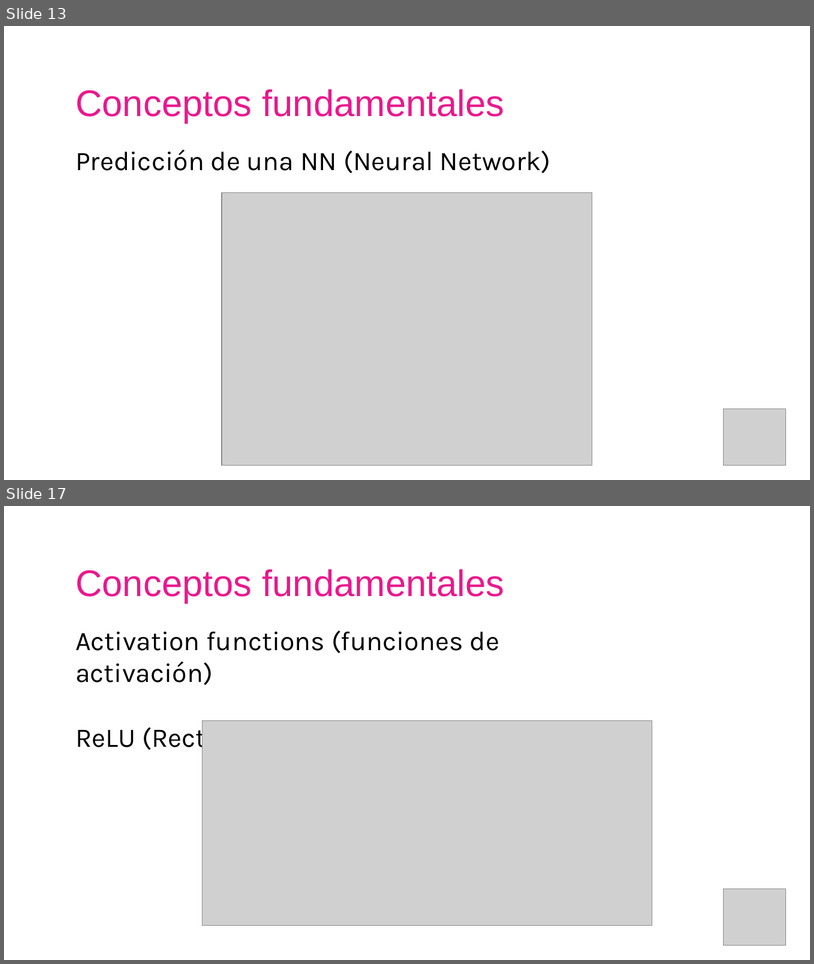
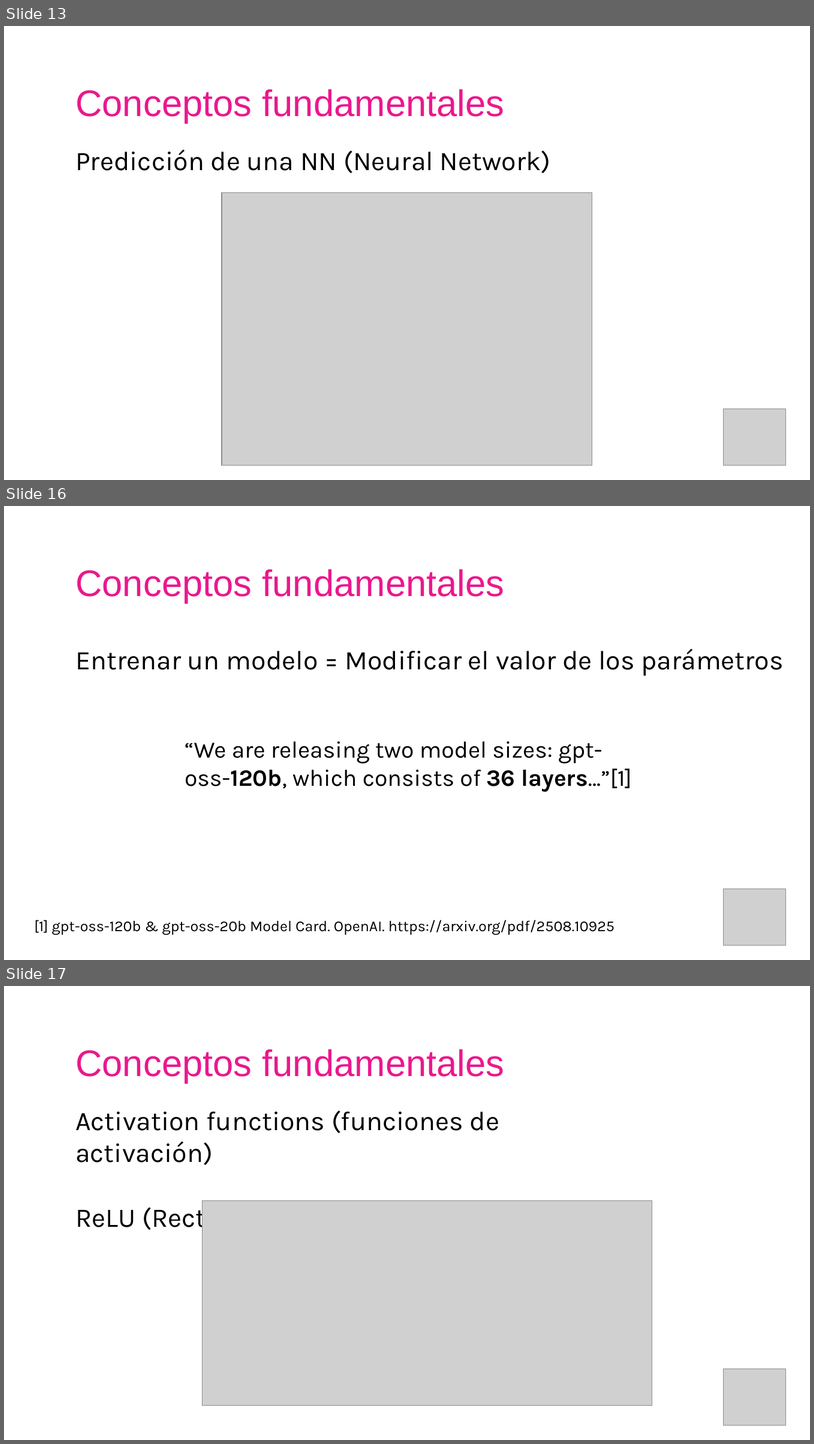
Before and after one commit to AISC-Madrid/workshop-materials, a slide deck: Neural Networks/Slides.pptx. Shown one above the other, each under a label of ours: slides 13 and 17 before the commit, slides 13, 16 and 17 after it; the slides between them are not shown. The pictures are 814x964 and 814x1444 pixels, drawn with LibreOffice and Linux fonts; fonts in the diff are those of the drawing; grey boxes stand for pictures. Boxes give left, top, right and bottom in pixels: in the first picture for what was removed or moved away, otherwise in the second. Text is boxed around its words. In the diff, an @@ line names an element or a change of style, - is before the commit and + after.

```diff
--- a/Neural Networks/Slides.pptx
+++ b/Neural Networks/Slides.pptx
@@ slide 16 added at box(4, 506, 810, 960), background #FFFFFF @@
@@ text added at box(75, 569, 505, 603), 44 pt, text #EB178E @@
+Conceptos fundamentales
@@ text added at box(75, 649, 784, 676), 32 pt, text #000000 @@
+Entrenar un modelo = Modificar el valor de los parámetros
@@ text added at box(185, 741, 633, 792), 28 pt, text #000000 @@
+“We are releasing two model sizes: gpt-oss-120b, which consists of 36 layers…”[1]
@@ picture added at box(724, 889, 786, 945) @@
@@ text added at box(34, 919, 615, 935), 18 pt, text #000000 @@
+[1] gpt-oss-120b & gpt-oss-20b Model Card. OpenAI. https://arxiv.org/pdf/2508.10925
```
Also in this commit, not shown: 6 slides changed, 7 other slides added, 3 slides removed, 9 other files.
